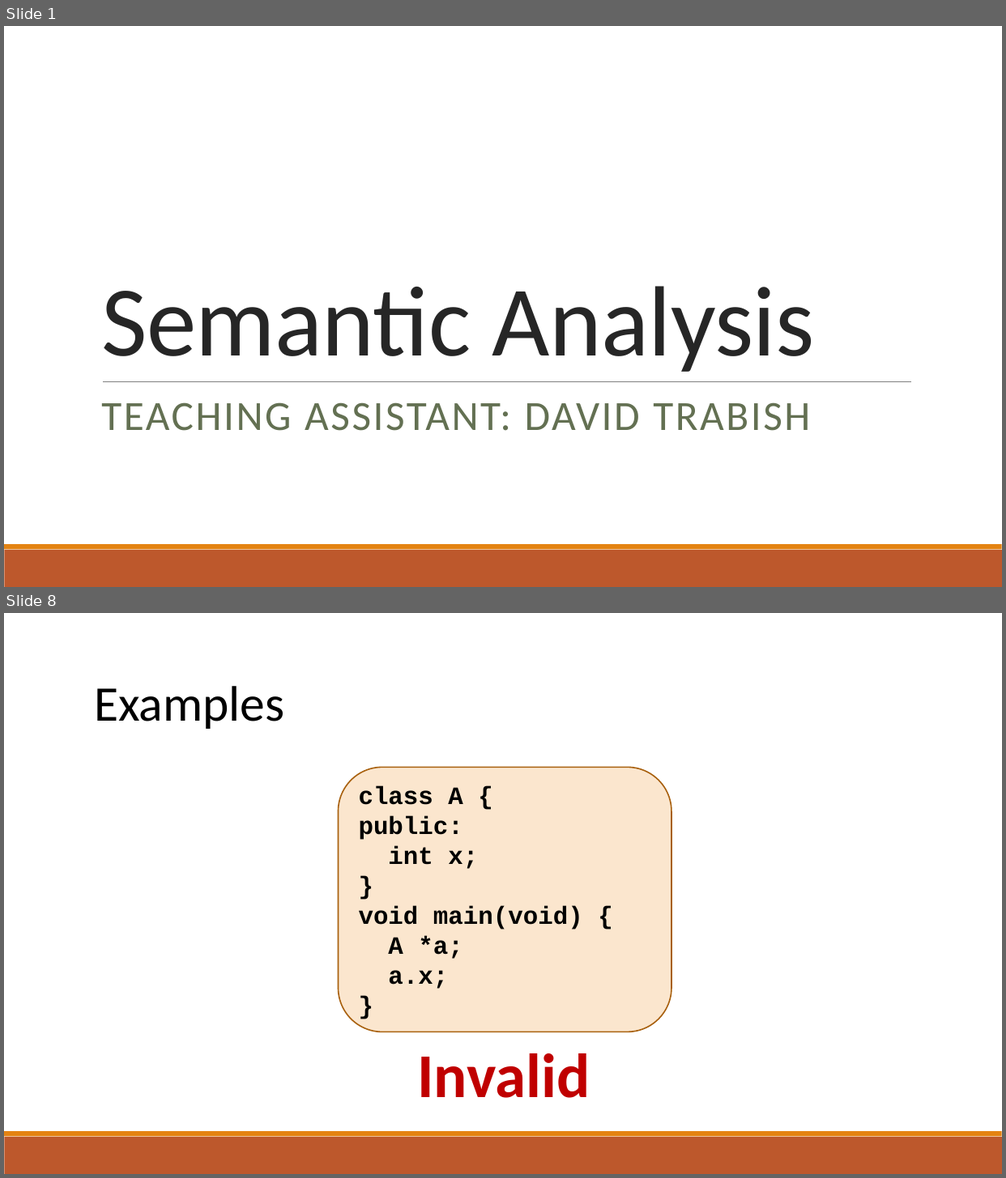
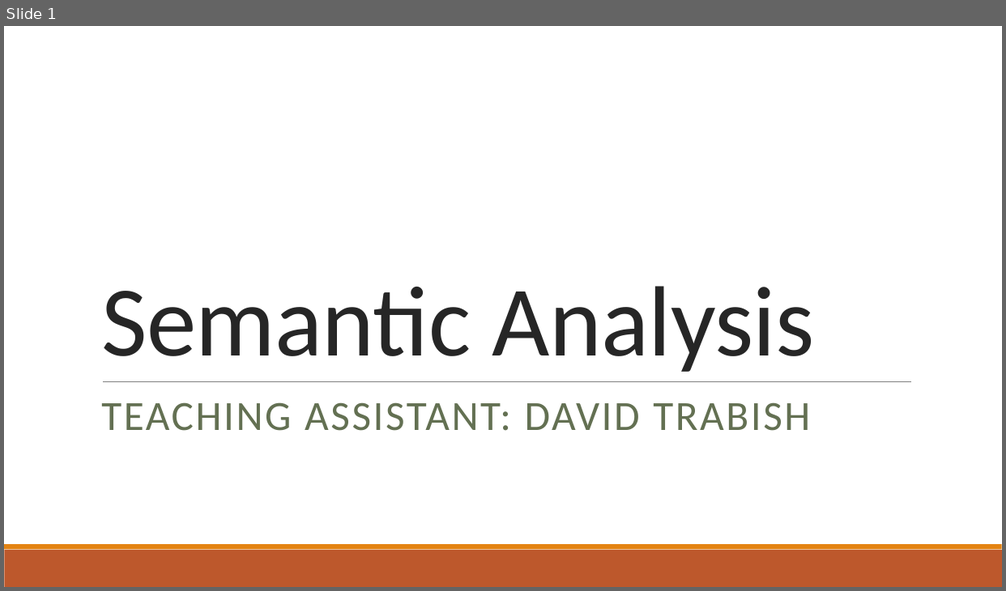
Before and after one commit to raghadzeidan/COMPILATION_TAU_FOR_STUDENTS, a slide deck: new_slides/semantic.pptx. Shown one above the other, each under a label of ours: slides 1 and 8 before the commit, slide 1 after it; the slides between them are not shown. The pictures are 1006x1178 and 1006x591 pixels, drawn with LibreOffice and Linux fonts; fonts in the diff are those of the drawing. Boxes give left, top, right and bottom in pixels: in the first picture for what was removed or moved away, otherwise in the second. Text is boxed around its words. In the diff, an @@ line names an element or a change of style, - is before the commit and + after.

```diff
--- a/new_slides/semantic.pptx
+++ b/new_slides/semantic.pptx
@@ slide 8 removed at (4,613,1002,1174), background #FFFFFF; not listed: 2 template elements that a slide beside it also shows @@
@@ text removed at (94,686,284,729) @@
-Examples
@@ rounded rectangle removed at (338,767,671,1033) @@
-class A {
-public:
-int x;
-}
-void main(void) {
-A *a;
-a.x;
-}
@@ text removed at (417,1054,590,1098) @@
-Invalid
```
Also in this commit, not shown: 1 slide changed, 16 slides added, 47 other slides removed, 1 other file.
